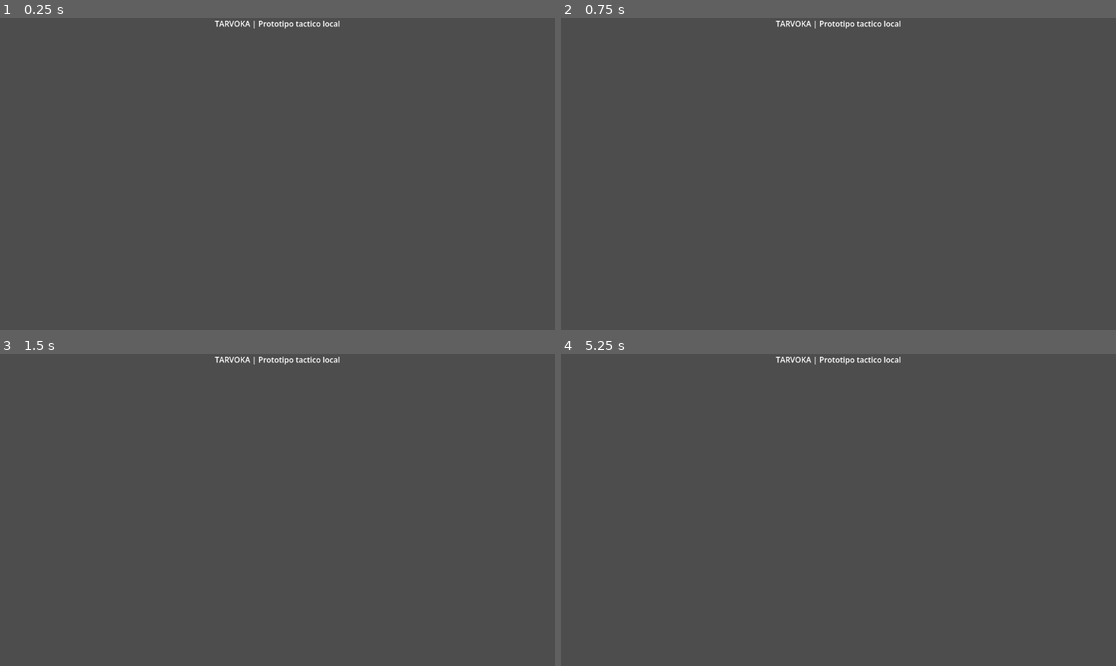
Above: before the commit, frames 1-4 (two rows, left to right).
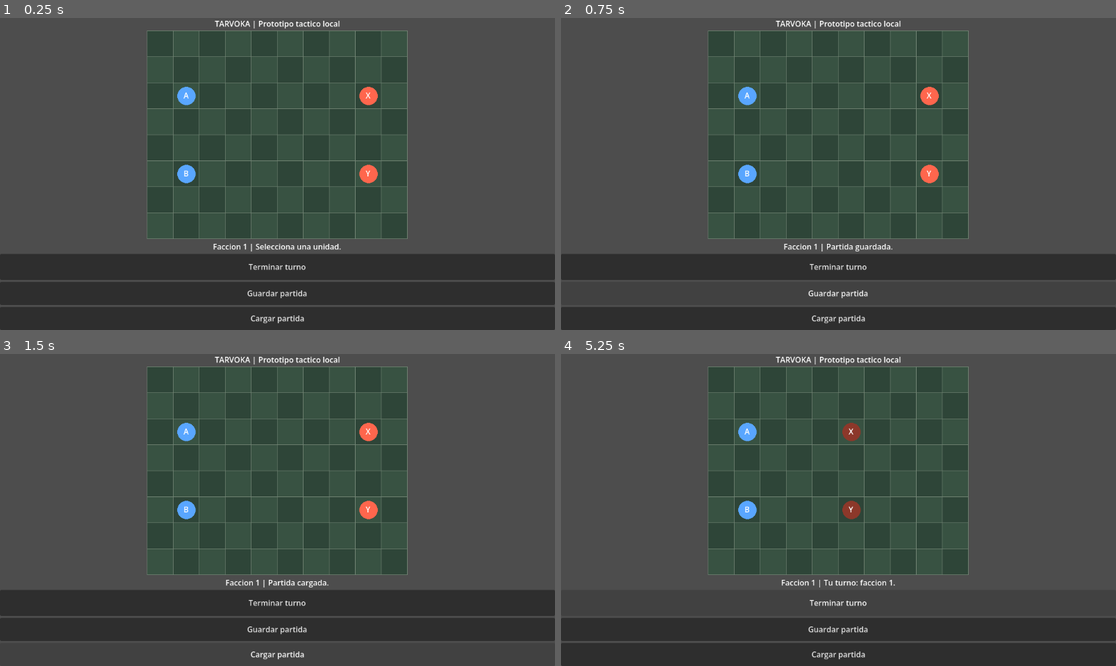
Above: after the commit, the same moments.

Repository: edwinrodri12/Tarvoka
Game: Godot game, scene res://scenes/Main.tscn
Two runs of this game, one before a commit and one after it. Both use one fixed random seed, a clock stepped at 60 frames per second and the inputs below.
Inputs (mouse positions are in pixels of both pictures, inside the frame that each line leads up to):
- Up to frame 1 (0.25 s): no input
- Up to frame 2 (0.75 s): click (838, 292) at 0.5 s, where only the run after the commit has a clickable "Guardar partida"
- Up to frame 3 (1.5 s): click (277, 653) at 1.25 s, where only the run after the commit has a clickable "Cargar partida"
- Up to frame 4 (5.25 s): click (838, 628) at 2 s, where only the run after the commit has a clickable "Guardar partida"; click (838, 653) at 2.75 s, where only the run after the commit has a clickable "Cargar partida"; click (838, 628) at 3.5 s, where only the run after the commit has a clickable "Guardar partida"; click (838, 653) at 4.25 s, where only the run after the commit has a clickable "Cargar partida"; click (838, 603) at 5 s, where only the run after the commit has a clickable "Terminar turno"

The runs differ from the first frame. In frame 1, 39% of the frame differs, in the area x 0-100%, y 4-100%; in frame 2, 32%; in frame 3, 32%; in frame 4, 31%.
Error before the commit: Parse Error: Cannot infer the type of "max_actions" variable because the value doesn't have a set type. (res://scripts/ui/TouchBoard.gd:123)

Commit message:
fix: explicitly type bounded AI action count for Godot 4.3

Diff:
--- a/scripts/ui/TouchBoard.gd
+++ b/scripts/ui/TouchBoard.gd
@@ -120,7 +120,7 @@
 
 func _play_ai_turn() -> void:
     # Hard bound: each valid AI action consumes one unit's action.
-    var max_actions := state.get("units", []).size()
+    var max_actions: int = (state.get("units", []) as Array).size()
     for i in range(max_actions):
         if int(state.get("winner", -1)) != -1:
             break
